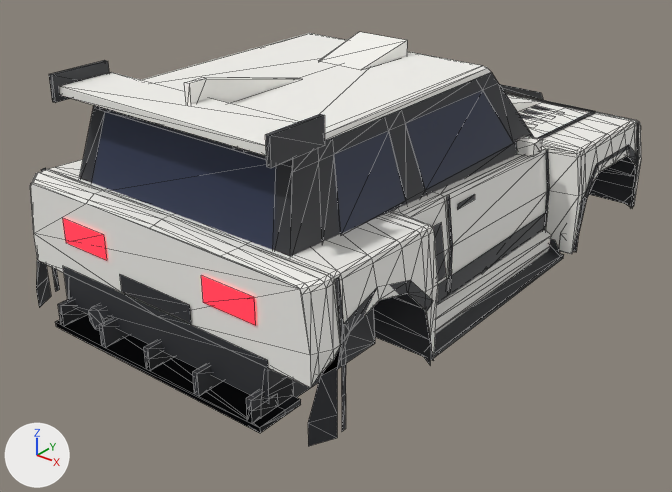
One commit to the glTF model assets/meshes/fauve/Fauve.glb: the scene before it, then after it.
Rendered twice from a 50 mm camera at (10.08, -13.49, 6.85) aimed at (-0.01, -0.87, -0.97). Every picture has the same lights, and +X, +Y and +Z are marked at lower left. The first picture is the older version. Mesh edges are drawn as thin lines.

The older version as bpy lines, for what is in view:
```python
me_archlip_rr = bpy.data.meshes.new('ArchLip_RR')
me_archlip_rr.from_pydata(...)  # 18 vertices, 16 faces; spans x 3.05..3.35, y -5.45..-2.45, z -1.42..0.58
me_archlip_rr.materials.append(mat_trim)  # dark grey #2f3035
me_rearwindow = bpy.data.meshes.new('RearWindow')
me_rearwindow.from_pydata([(-2.04, -4.88, 0.89), (2.04, -4.88, 0.89), (1.85, -4.52, 2.26), (-1.85, -4.52, 2.26)], [], [(0, 1, 2), (0, 2, 3)])
me_rearwindow.materials.append(mat_glass)  # dark blue #27304b
me_wheelwell = bpy.data.meshes.new('WheelWell')
me_wheelwell.from_pydata(...)  # 52 vertices, 44 faces; spans x -2.25..2.25, y -5.45..5.45, z -1.42..0.36
me_wheelwell.materials.append(mat_trim)  # dark grey #2f3035
ob_archlip_rr = bpy.data.objects.new('ArchLip_RR', me_archlip_rr)
ob_archlip_rr.location = (0.0, 0.0, 0.0)
ob_rearwindow = bpy.data.objects.new('RearWindow', me_rearwindow)
ob_rearwindow.location = (0.0, 0.0, 0.0)
ob_wheelwell = bpy.data.objects.new('WheelWell', me_wheelwell)
ob_wheelwell.location = (0.0, 0.0, 0.0)
# also in view: 'Door_FR' at (2.61, 0.58, -0.26); 'Opt_Wing_Rally_WingBlade' at (0.0, -4.53, 2.65); 'BumperRear' at (0.0, -5.15, 0.29); 'TailLight_L' at (-1.62, -5.38, 0.38); 'Underbody' at (0.0, 0.35, -0.52)
```
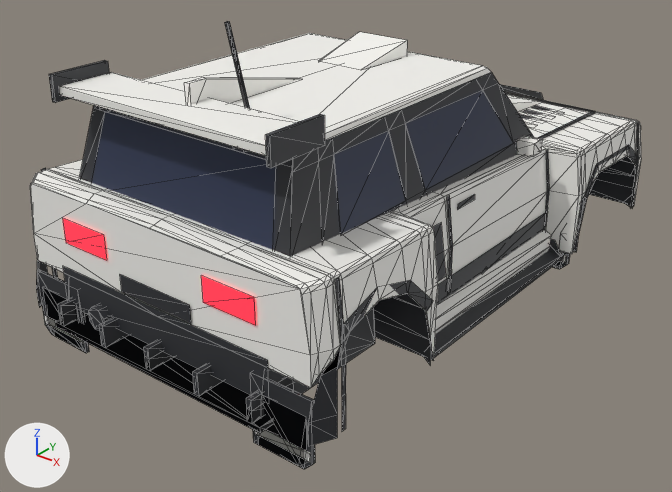
Pixel boxes [x1, y1, x2, y2] of what changed, in the pictures (672 x 492 px):
'Opt_Mudflaps_Long_AccMudflapsLong', added
    after: [37, 252, 570, 469]
'Opt_Mudflaps_Rally_AccMudflaps', added
    after: [43, 253, 564, 466]
'Opt_Roof_Antenna_AccAntenna', added
    after: [225, 21, 250, 108]
'Opt_Mudflaps_Rally_AccMudflapsBand', added
    after: [48, 253, 561, 459]
'Opt_Mudflaps_Long_AccMudflapsLongBand', added (mostly hidden)
    after: [44, 255, 567, 462]

The change in detail:
Mesh me_opt_roof_antenna_accantenna is new.
It has 16 vertices, 24 faces and spans x 0.7..0.9, y -4.325..-3.78, z 2.54..4.023.
It uses material mat_trim (dark grey #2f3035).
Mesh me_opt_mudflaps_rally_accmudflapsband is new.
It consists of a box spanning x 2.14..3.02, y 2.7..2.8, z -1.75..-1.59; a box spanning x -3.02..-2.14, y 2.7..2.8, z -1.75..-1.59; a box spanning x 2.14..3.02, y -5.4..-5.3, z -1.75..-1.59; a box spanning x -3.02..-2.14, y -5.4..-5.3, z -1.75..-1.59.
It uses material mat_body (white #f7f6f1).
Mesh me_opt_mudflaps_rally_accmudflaps is new.
It has 40 vertices, 64 faces and spans x -3.06..3.06, y -5.38..2.78, z -1.95..-1.0.
It uses material mat_trim (dark grey #2f3035).
Mesh me_opt_mudflaps_long_accmudflapslongband is new.
It consists of a box spanning x 2.04..3.12, y 2.7..2.8, z -1.75..-1.59; a box spanning x -3.12..-2.04, y 2.7..2.8, z -1.75..-1.59; a box spanning x 2.04..3.12, y -5.4..-5.3, z -1.75..-1.59; a box spanning x -3.12..-2.04, y -5.4..-5.3, z -1.75..-1.59.
It uses material mat_body (white #f7f6f1).
Mesh me_opt_mudflaps_long_accmudflapslong is new.
It has 40 vertices, 64 faces and spans x -3.16..3.16, y -5.38..2.78, z -1.95..-0.7.
It uses material mat_trim (dark grey #2f3035).
Object 'Opt_Roof_Antenna_AccAntenna' (ob_opt_roof_antenna_accantenna) is new; it shows me_opt_roof_antenna_accantenna.
Its location is (0.0, 0.0, 0.0).
Object 'Opt_Mudflaps_Rally_AccMudflapsBand' (ob_opt_mudflaps_rally_accmudflapsband) is new; it shows me_opt_mudflaps_rally_accmudflapsband.
Its location is (0.0, 0.0, 0.0).
Object 'Opt_Mudflaps_Rally_AccMudflaps' (ob_opt_mudflaps_rally_accmudflaps) is new; it shows me_opt_mudflaps_rally_accmudflaps.
Its location is (0.0, 0.0, 0.0).
Object 'Opt_Mudflaps_Long_AccMudflapsLongBand' (ob_opt_mudflaps_long_accmudflapslongband) is new; it shows me_opt_mudflaps_long_accmudflapslongband.
Its location is (0.0, 0.0, 0.0).
Object 'Opt_Mudflaps_Long_AccMudflapsLong' (ob_opt_mudflaps_long_accmudflapslong) is new; it shows me_opt_mudflaps_long_accmudflapslong.
Its location is (0.0, 0.0, 0.0).
